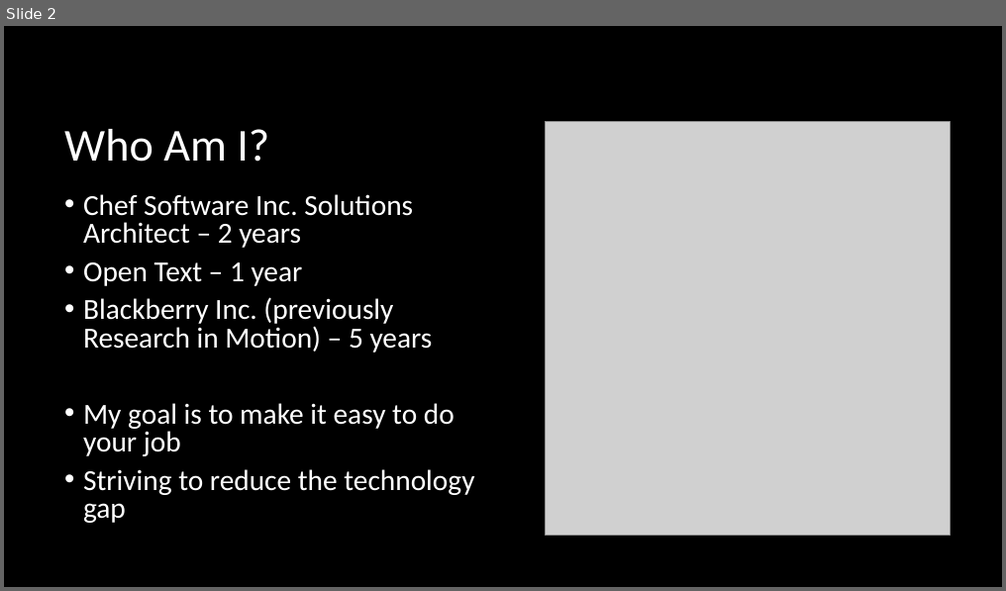
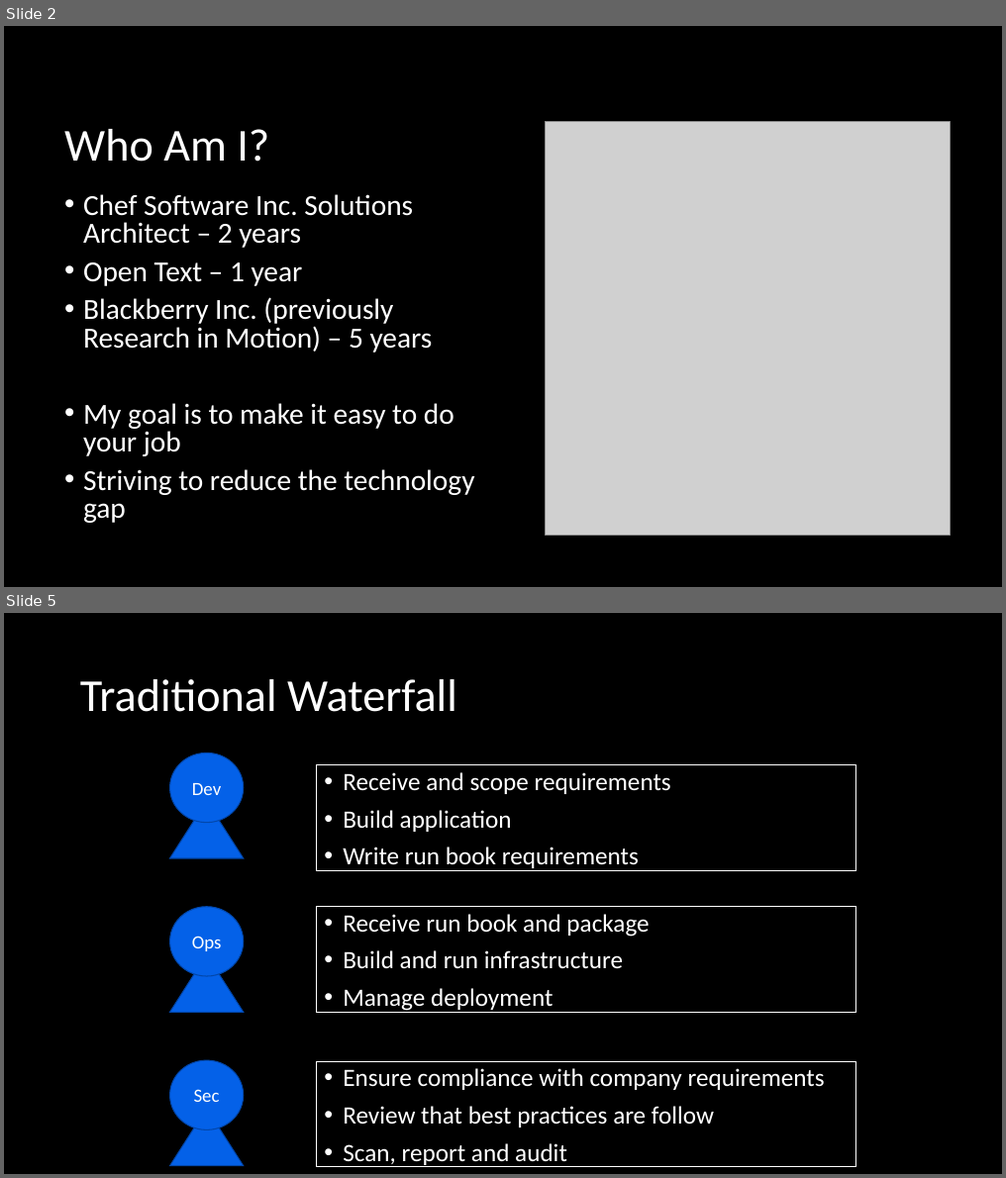
Before and after one commit to FraserPol/hashi-tech-excersise, a slide deck: Hashi-Demo-Preso.pptx. Shown one above the other, each under a label of ours: slide 2 before the commit, slides 2 and 5 after it; the slides between them are not shown. The pictures are 1006x591 and 1006x1178 pixels, drawn with LibreOffice and Linux fonts; fonts in the diff are those of the drawing; grey boxes stand for pictures. Boxes give left, top, right and bottom in pixels: in the first picture for what was removed or moved away, otherwise in the second. Text is boxed around its words. In the diff, an @@ line names an element or a change of style, - is before the commit and + after.

Commit message:
Moved much of build into packer, ran into issues with environment variables, tracking yellow

```diff
--- a/Hashi-Demo-Preso.pptx
+++ b/Hashi-Demo-Preso.pptx
@@ slide 5 added at (4, 613, 1002, 1174), background #000000 @@
@@ title added at (80, 679, 457, 712), 44 pt, text #FFFFFF @@
+Traditional Waterfall
@@ ellipse added at (170, 753, 244, 823), fill #0461E8, outline #0348AC 1 pt, 18 pt, text #FFFFFF @@
+Dev
@@ rectangle added at (317, 765, 856, 871), outline #FFFFFF 0.75 pt, 24 pt, text #FFFFFF @@
+• Receive and scope requirements
+• Build application
+• Write run book requirements
@@ triangle added at (170, 801, 244, 859), fill #0461E8, outline #0348AC 1 pt @@
@@ ellipse added at (170, 906, 244, 976), fill #0461E8, outline #0348AC 1 pt, 18 pt, text #FFFFFF @@
+Ops
@@ rectangle added at (317, 906, 856, 1012), outline #FFFFFF 0.75 pt, 24 pt, text #FFFFFF @@
+• Receive run book and package
+• Build and run infrastructure
+• Manage deployment
@@ triangle added at (170, 956, 244, 1013), fill #0461E8, outline #0348AC 1 pt @@
@@ ellipse added at (170, 1060, 244, 1131), fill #0461E8, outline #0348AC 1 pt, 18 pt, text #FFFFFF @@
+Sec
@@ rectangle added at (317, 1061, 856, 1167), outline #FFFFFF 0.75 pt, 24 pt, text #FFFFFF @@
+• Ensure compliance with company requirements
+• Review that best practices are follow
+• Scan, report and audit
@@ triangle added at (170, 1109, 244, 1166), fill #0461E8, outline #0348AC 1 pt @@
```
Also in this commit, not shown: 1 slide changed, 13 other slides added, 13 other files.
